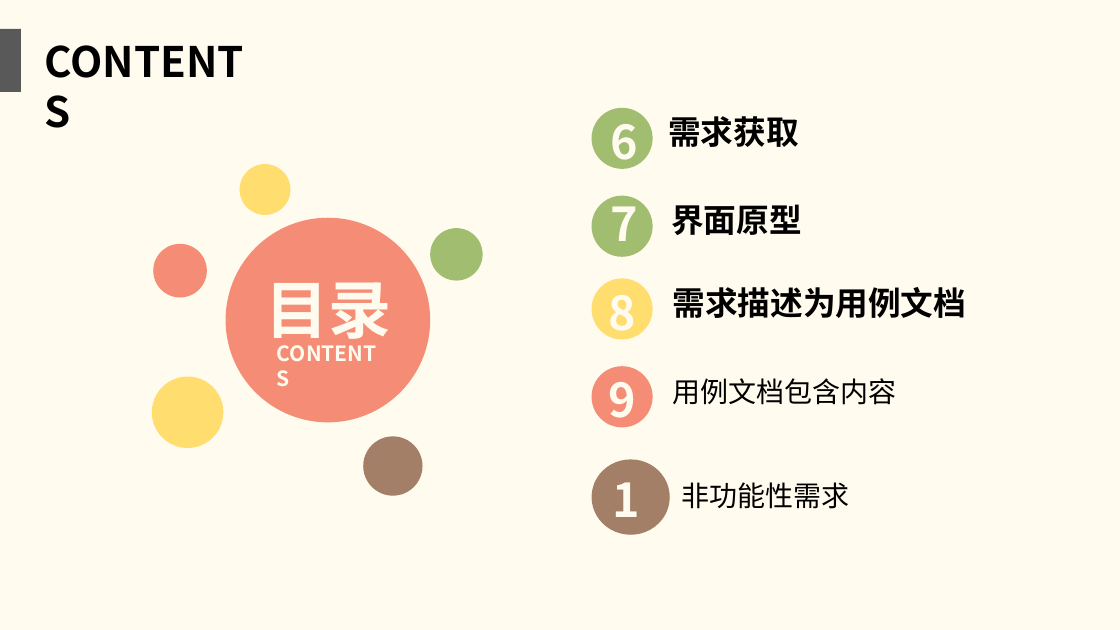
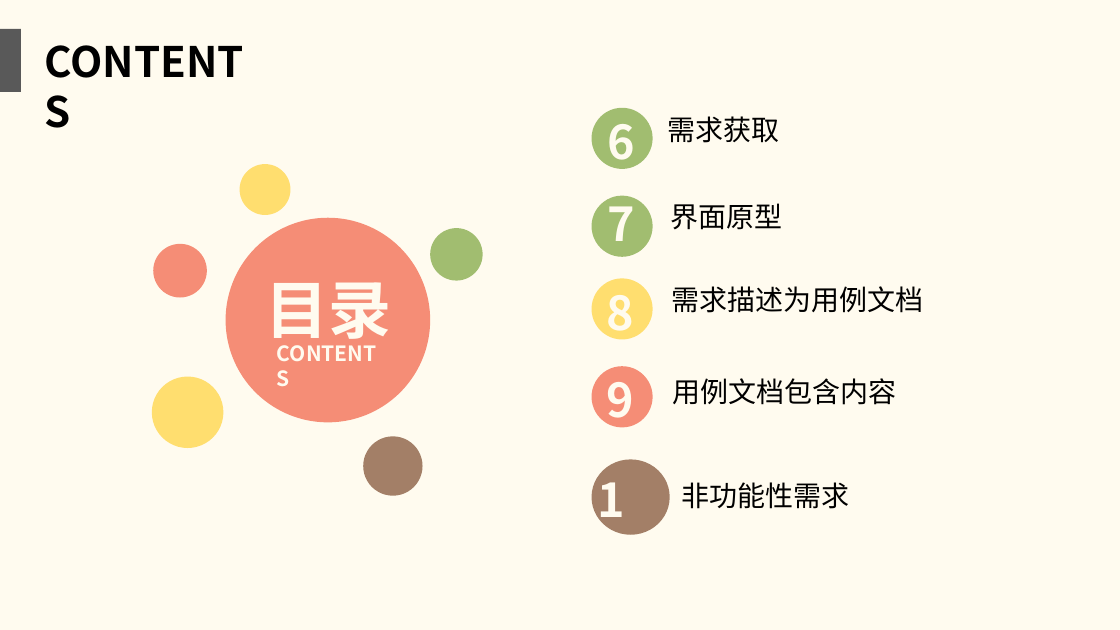
Before and after one commit to twn422/PRD2017, a slide deck: slide 3 of PRD-2017-G24/STW/受控文件/分析设计/软件需求规格说明书/软件需求规格说明书.ppt. Drawn at 1120x630 pixels with LibreOffice and Linux fonts; fonts in the diff are those of the drawing. Boxes give left, top, right and bottom in pixels: in the first picture for what was removed or moved away, otherwise in the second. Text is boxed around its words. In the diff, an @@ line names an element or a change of style, - is before the commit and + after.

Commit message:
相关者更新，愿景文档更新

```diff
--- a/PRD-2017-G24/STW/受控文件/分析设计/软件需求规格说明书/软件需求规格说明书.ppt
+++ b/PRD-2017-G24/STW/受控文件/分析设计/软件需求规格说明书/软件需求规格说明书.ppt
@@ text "8" rewrapped from box(609, 295, 637, 342) to box(606, 282, 634, 342) @@
@@ size 28 to 24 pt, font Calibri to Noto Sans CJK SC, bold off in 3 elements at box(668, 116, 780, 143), box(671, 203, 783, 230), box(671, 286, 923, 313) @@
@@ text "10": place and size @@
-text "10" at box(604, 466, 674, 531)
+text "10" at box(589, 466, 658, 531)
```
Also in this commit, not shown: 4 other slides changed, 2 slides added, 6 other files.
